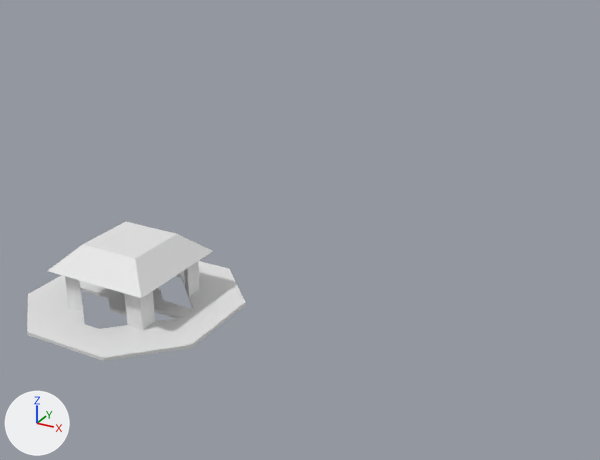
Before and after pictures for a commit that changed the Blender file Assets/SpawnArea.blend.
One viewpoint serves both versions: a 50 mm lens placed at (49.1, -55.6, 39.4), pointed at (14.4, 7.3, 7.9). Lighting does not change. The marker at lower left points along +X, +Y and +Z.
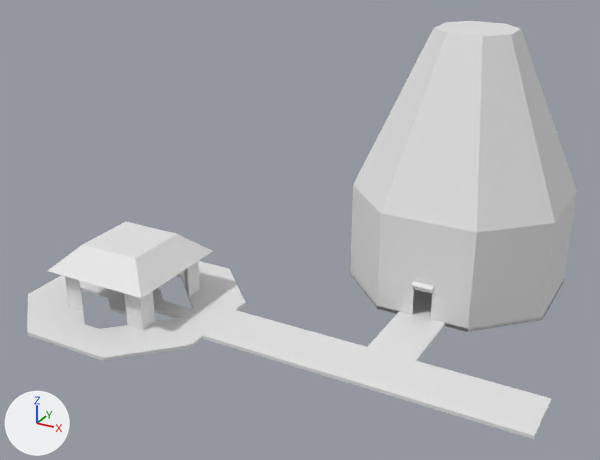
Boxes [x1, y1, x2, y2] around the edits, measured in the pictures (600 x 460 px):
'Plane', reshaped (152% wider, 199% taller): before [27, 222, 245, 361]; after [27, 21, 577, 439]
part 1 of me_plane_002, added: after [351, 21, 577, 332]
part 2 of me_plane_002, built on: before [203, 311, 235, 338]; after [203, 281, 552, 439]

The change, as a diff of the scene's bpy script:
```diff
--- a/Assets/SpawnArea.blend.py
+++ b/Assets/SpawnArea.blend.py
@@ me_plane_002 @@
 # used by ob_plane; location = (0.0, 0.0, 0.0); scale = (9.9, 9.9, 9.9)
-me_plane_002.from_pydata(...)  # 196 vertices, 184 faces, 3 loose edges; spans x -1.0..1.0, y -1.0..1.0, z 0.0..0.68
+me_plane_002.from_pydata(...)  # 596 vertices, 570 faces, 3 loose edges; spans x -1.0..4.03, y -1.0..3.03, z 0.0..2.59
+# me_plane_002 part 1: a new loose piece of 282 vertices spanning x 1.62..3.64, y 1.01..3.03, z 0.0..2.59
+# me_plane_002 part 2
+# 3 faces are deleted
+# 8 vertices are added at x 2.53..2.73, y 0.97..1.05, z 0.32..0.4
+# 8 new vertices lie (0.23, 0.0, 0.0) away from vertices in x 1.0, y -0.27..0.27, z 0.0..0.03
+# 8 new vertices lie (0.24, 0.0, 0.0) away from vertices in x 1.23, y -0.27..0.27, z 0.0..0.03
+# 8 new vertices lie (0.23, 0.0, 0.0) away from vertices in x 1.47, y -0.27..0.27, z 0.0..0.03
+# 8 new vertices lie (0.23, 0.0, 0.0) away from vertices in x 1.7, y -0.27..0.27, z 0.0..0.03
+# 8 new vertices lie (0.24, 0.0, 0.0) away from vertices in x 1.93, y -0.27..0.27, z 0.0..0.03
+# 8 new vertices lie (0.23, 0.0, 0.0) away from vertices in x 2.17, y -0.27..0.27, z 0.0..0.03
+# 8 new vertices lie (0.23, 0.0, 0.0) away from vertices in x 2.4, y -0.27..0.27, z 0.0..0.03
+# 8 new vertices lie (0.23, 0.0, 0.0) away from vertices in x 2.63, y -0.27..0.27, z 0.0..0.03
+# 8 new vertices lie (0.24, 0.0, 0.0) away from vertices in x 2.86, y -0.27..0.27, z 0.0..0.03
+# 8 new vertices lie (0.23, 0.0, 0.0) away from vertices in x 3.1, y -0.27..0.27, z 0.0..0.03
+# 8 new vertices lie (0.23, 0.0, 0.0) away from vertices in x 3.33, y -0.27..0.27, z 0.0..0.03
+# 8 new vertices lie (0.24, 0.0, 0.0) away from vertices in x 3.56, y -0.27..0.27, z 0.0..0.03
+# 8 new vertices lie (0.23, 0.0, 0.0) away from vertices in x 3.8, y -0.27..0.27, z 0.0..0.03
+# 6 new vertices lie (0.0, 0.74, 0.0) away from vertices in x 2.4..2.86, y 0.27, z 0.0..0.03
+# 118 new faces join them
```
